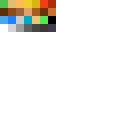
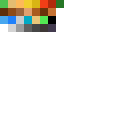
Comparing the layer stacks of the two (128, 128) images. Changes:
painted on "Layer 17" over left=56, top=0, right=64, bottom=8
